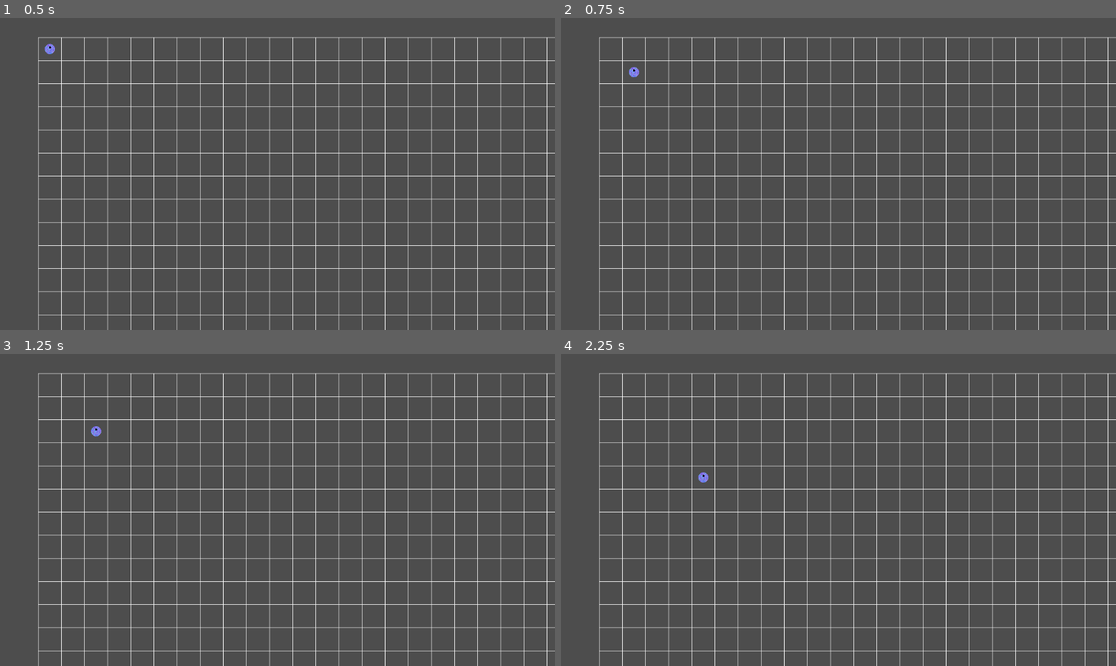
Above: before the commit, frames 1-4 (two rows, left to right).
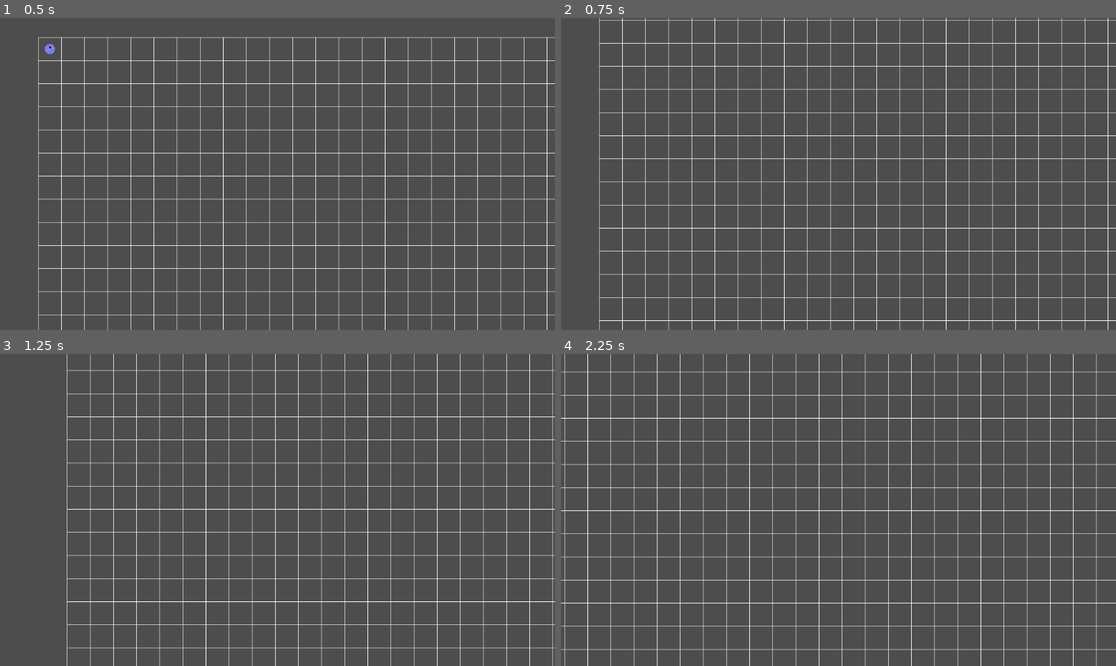
Above: after the commit, the same moments.

Repository: Blueflowerss/vpet-tempname
Game: Godot game, scene res://root.tscn
Two runs of this game, one before a commit and one after it. Both use one fixed random seed, a clock stepped at 60 frames per second and the inputs below.
Inputs (mouse positions are in pixels of both pictures, inside the frame that each line leads up to):
- Up to frame 1 (0.5 s): no input
- Up to frame 2 (0.75 s): tap Enter at 0.5 s; move the mouse to (960, 158) at 0.52 s; hold S (pan_camera_down, bound only after the commit) from 0.53 s (still down); click (960, 158) at 0.67 s
- Up to frame 3 (1.25 s): keep holding S (pan_camera_down, bound only after the commit); tap A (pan_camera_left, bound only after the commit) at 0.8 s
- Up to frame 4 (2.25 s): move the mouse to (727, 525) at 1.27 s; release S (pan_camera_down, bound only after the commit) at 1.28 s; tap A (pan_camera_left, bound only after the commit) at 1.35 s; click (727, 525) at 1.42 s; tap D (pan_camera_right, bound only after the commit) at 1.55 s; tap Space at 2 s; move the mouse to (894, 441) at 2.02 s; hold D (pan_camera_right, bound only after the commit) from 2.03 s (still down); click (894, 441) at 2.17 s

Frame 1 is identical in both runs. In frame 2, 6.6% of the frame differs, in the area x 6-100%, y 0-98%; in frame 3, 13%; in frame 4, 13%, in the area x 0-100%, y 0-100%.

Commit message:
Added camera movement with WASD and Arrow keys :D

Diff:
--- a/project.godot
+++ b/project.godot
@@ -19,6 +19,33 @@
 
 Global="*res://global.gd"
 
+[input]
+
+pan_camera_up={
+"deadzone": 0.2,
+"events": [Object(InputEventKey,"resource_local_to_scene":false,"resource_name":"","device":-1,"window_id":0,"alt_pressed":false,"shift_pressed":false,"ctrl_pressed":false,"meta_pressed":false,"pressed":false,"keycode":0,"physical_keycode":4194320,"key_label":0,"unicode":0,"location":0,"echo":false,"script":null)
+, Object(InputEventKey,"resource_local_to_scene":false,"resource_name":"","device":-1,"window_id":0,"alt_pressed":false,"shift_pressed":false,"ctrl_pressed":false,"meta_pressed":false,"pressed":false,"keycode":0,"physical_keycode":87,"key_label":0,"unicode":119,"location":0,"echo":false,"script":null)
+]
+}
+pan_camera_down={
+"deadzone": 0.2,
+"events": [Object(InputEventKey,"resource_local_to_scene":false,"resource_name":"","device":-1,"window_id":0,"alt_pressed":false,"shift_pressed":false,"ctrl_pressed":false,"meta_pressed":false,"pressed":false,"keycode":0,"physical_keycode":83,"key_label":0,"unicode":115,"location":0,"echo":false,"script":null)
+, Object(InputEventKey,"resource_local_to_scene":false,"resource_name":"","device":-1,"window_id":0,"alt_pressed":false,"shift_pressed":false,"ctrl_pressed":false,"meta_pressed":false,"pressed":false,"keycode":0,"physical_keycode":4194322,"key_label":0,"unicode":0,"location":0,"echo":false,"script":null)
+]
+}
+pan_camera_left={
+"deadzone": 0.2,
+"events": [Object(InputEventKey,"resource_local_to_scene":false,"resource_name":"","device":-1,"window_id":0,"alt_pressed":false,"shift_pressed":false,"ctrl_pressed":false,"meta_pressed":false,"pressed":false,"keycode":0,"physical_keycode":65,"key_label":0,"unicode":97,"location":0,"echo":false,"script":null)
+, Object(InputEventKey,"resource_local_to_scene":false,"resource_name":"","device":-1,"window_id":0,"alt_pressed":false,"shift_pressed":false,"ctrl_pressed":false,"meta_pressed":false,"pressed":false,"keycode":0,"physical_keycode":4194319,"key_label":0,"unicode":0,"location":0,"echo":false,"script":null)
+]
+}
+pan_camera_right={
+"deadzone": 0.2,
+"events": [Object(InputEventKey,"resource_local_to_scene":false,"resource_name":"","device":-1,"window_id":0,"alt_pressed":false,"shift_pressed":false,"ctrl_pressed":false,"meta_pressed":false,"pressed":false,"keycode":0,"physical_keycode":68,"key_label":0,"unicode":100,"location":0,"echo":false,"script":null)
+, Object(InputEventKey,"resource_local_to_scene":false,"resource_name":"","device":-1,"window_id":0,"alt_pressed":false,"shift_pressed":false,"ctrl_pressed":false,"meta_pressed":false,"pressed":false,"keycode":0,"physical_keycode":4194321,"key_label":0,"unicode":0,"location":0,"echo":false,"script":null)
+]
+}
+
 [rendering]
 
 renderer/rendering_method="gl_compatibility"
--- a/terrarium_camera.gd
+++ b/terrarium_camera.gd
@@ -1,5 +1,18 @@
 extends Camera2D
+
+var camera_pan_speed = 20
+
 func _input(event: InputEvent) -> void:
 	if event is InputEventMouseMotion:
 		if Input.is_mouse_button_pressed(MOUSE_BUTTON_RIGHT):
 			position += -1*event.relative/zoom;
+
+func _process(delta: float) -> void:
+	if Input.is_action_pressed("pan_camera_up"):
+		position.y -= camera_pan_speed
+	if Input.is_action_pressed("pan_camera_down"):
+		position.y += camera_pan_speed
+	if Input.is_action_pressed("pan_camera_left"):
+		position.x -= camera_pan_speed
+	if Input.is_action_pressed("pan_camera_right"):
+		position.x += camera_pan_speed
